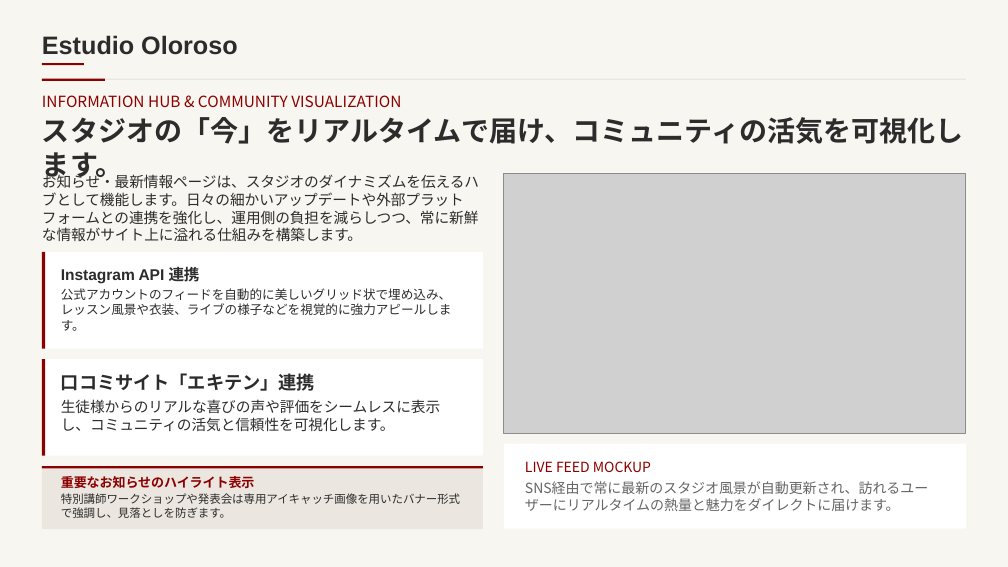
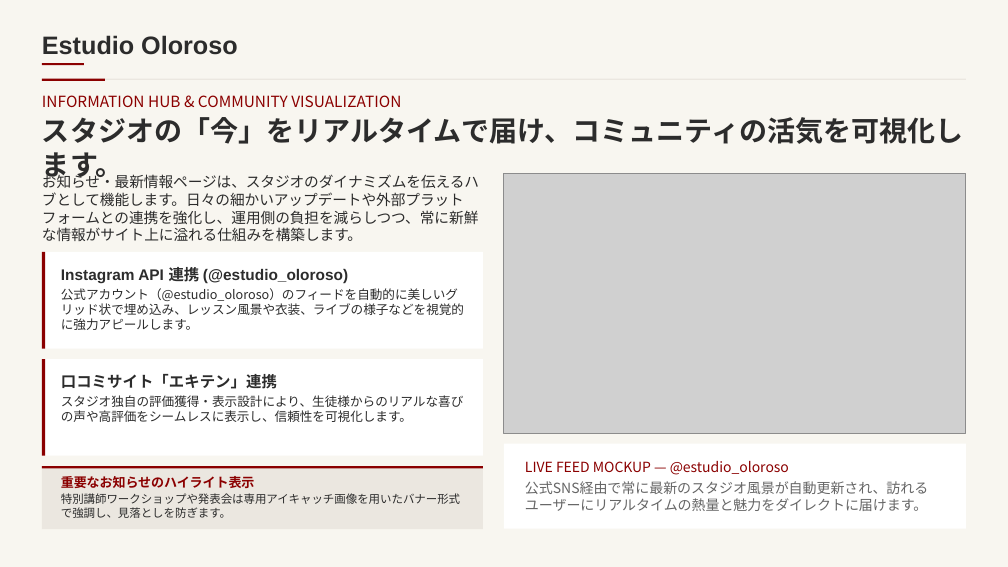
Before and after one commit to ikeda-haruka/ikeda-haruka.github.io, a slide deck: slide 9 of public/docs/oloroso/Estudio_Oloroso_Design_Preview_and_Renewal_Proposal.pptx. Drawn at 1008x567 pixels with LibreOffice and Linux fonts; fonts in the diff are those of the drawing; grey boxes stand for pictures. Boxes give left, top, right and bottom in pixels: in the first picture for what was removed or moved away, otherwise in the second. Text is boxed around its words. In the diff, an @@ line names an element or a change of style, - is before the commit and + after.

Commit message:
feat: Estudio Olorosoの公開資料を更新（レイアウト構成・コンテンツ一覧.xlsx および デザイン構成案.pptxの2点へ差替え）

```diff
--- a/public/docs/oloroso/Estudio_Oloroso_Design_Preview_and_Renewal_Proposal.pptx
+++ b/public/docs/oloroso/Estudio_Oloroso_Design_Preview_and_Renewal_Proposal.pptx
@@ text at (61, 267, 464, 330): text changed @@
-Instagram API 連携
-公式アカウントのフィードを自動的に美しいグリッド状で埋め込み、レッスン風景や衣装、ライブの様子などを視覚的に強力アピールします。
+Instagram API 連携 (@estudio_oloroso)
+公式アカウント（@estudio_oloroso）のフィードを自動的に美しいグリッド状で埋め込み、レッスン風景や衣装、ライブの様子などを視覚的に強力アピールします。
@@ text at (61, 374, 277, 389): size 13 to 11 pt in "口コミサイト「エキテン」連携" @@
@@ text at (61, 395, 464, 422): text changed; size 10.5 to 8.9 pt @@
-生徒様からのリアルな喜びの声や評価をシームレスに表示し、コミュニティの活気と信頼性を可視化します。
+スタジオ独自の評価獲得・表示設計により、生徒様からのリアルな喜びの声や高評価をシームレスに表示し、信頼性を可視化します。
@@ text at (525, 461, 928, 511): text changed @@
-LIVE FEED MOCKUP
-SNS経由で常に最新のスタジオ風景が自動更新され、訪れるユーザーにリアルタイムの熱量と魅力をダイレクトに届けます。
+LIVE FEED MOCKUP — @estudio_oloroso
+公式SNS経由で常に最新のスタジオ風景が自動更新され、訪れるユーザーにリアルタイムの熱量と魅力をダイレクトに届けます。
```
Also in this commit, not shown: 4 other slides changed, 6 other files.
